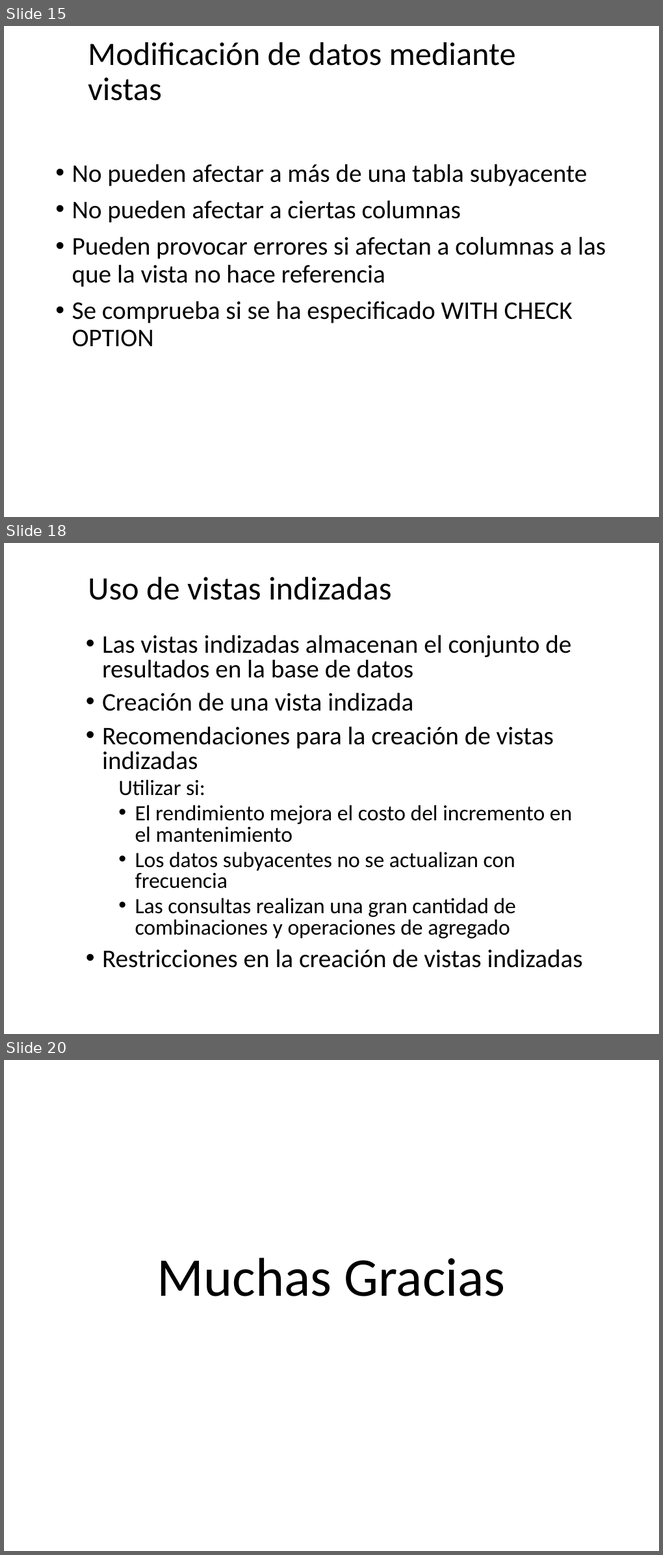
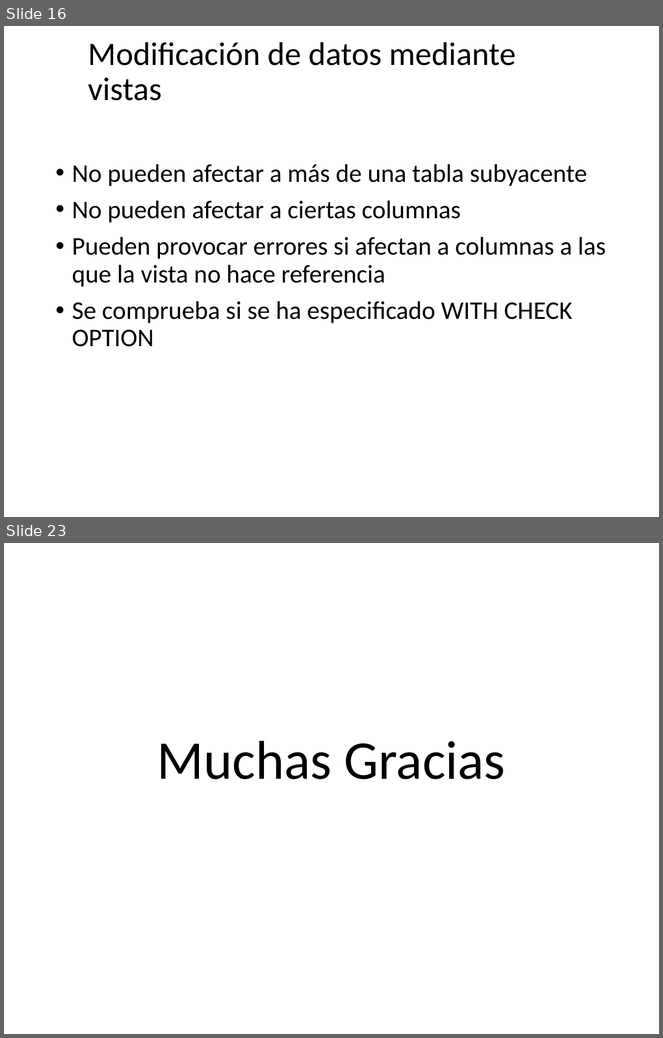
Before and after one commit to debsdaniel/expertodba2021, a slide deck: Presentaciones/Semana 6 - Vistas.pptx. Shown one above the other, each under a label of ours: slides 15, 18 and 20 before the commit, slides 16 and 23 after it; the slides between them are not shown. The pictures are 663x1555 and 663x1038 pixels, drawn with LibreOffice and Linux fonts; fonts in the diff are those of the drawing; background and template pictures are left out. Boxes give left, top, right and bottom in pixels: in the first picture for what was removed or moved away, otherwise in the second. Text is boxed around its words. In the diff, an @@ line names an element or a change of style, - is before the commit and + after.

```diff
--- a/Presentaciones/Semana 6 - Vistas.pptx
+++ b/Presentaciones/Semana 6 - Vistas.pptx
@@ slide 18 removed at box(4, 543, 659, 1034), background picture (left out) @@
@@ title removed at box(88, 577, 392, 600) @@
-Uso de vistas indizadas
@@ text removed at box(102, 635, 583, 968) @@
-• Las vistas indizadas almacenan el conjunto de resultados en la base de datos
-• Creación de una vista indizada
-• Recomendaciones para la creación de vistas indizadas
-  Utilizar si:
-  • El rendimiento mejora el costo del incremento en el mantenimiento
-  • Los datos subyacentes no se actualizan con frecuencia
-  • Las consultas realizan una gran cantidad de combinaciones y operaciones de agregado
-• Restricciones en la creación de vistas indizadas
@@ what was slide 15 is now slide 16 @@
@@ what was slide 20 is now slide 23 @@
```
Also in this commit, not shown: 1 slide changed, 8 slides added, 4 other slides removed.
